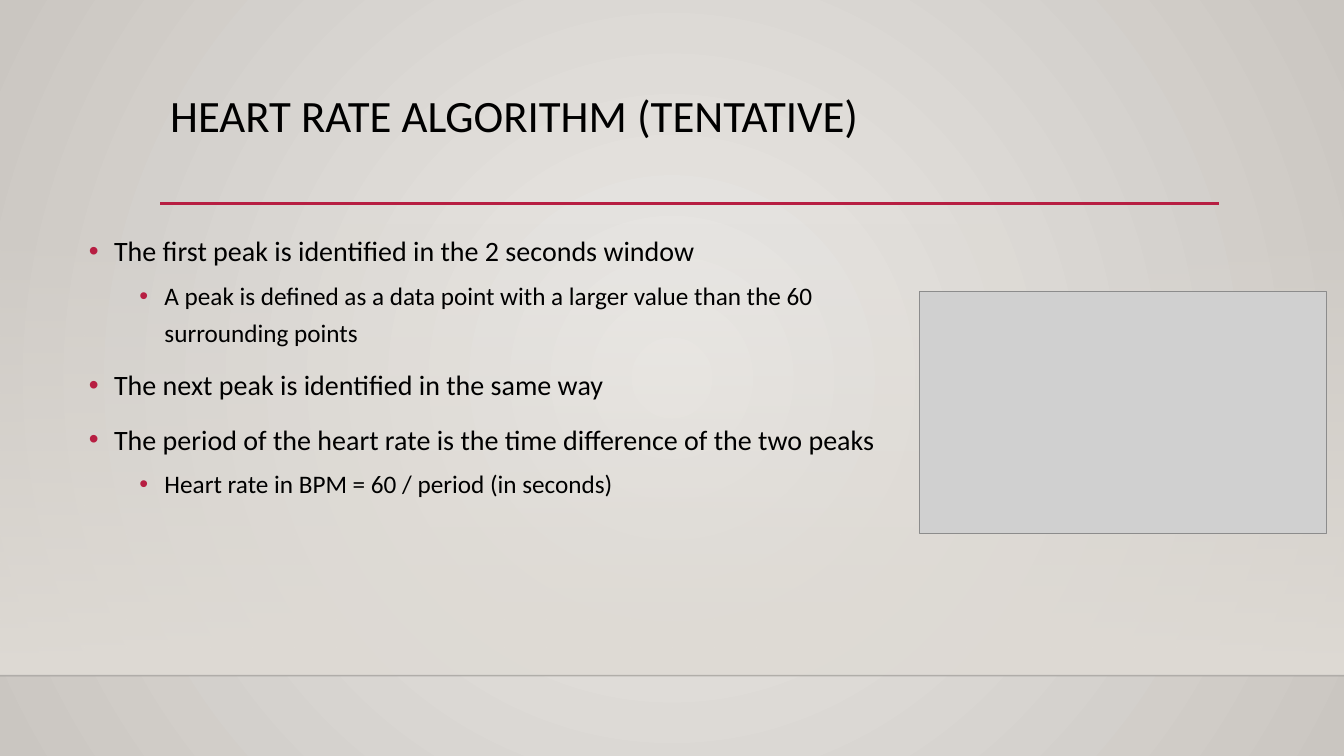
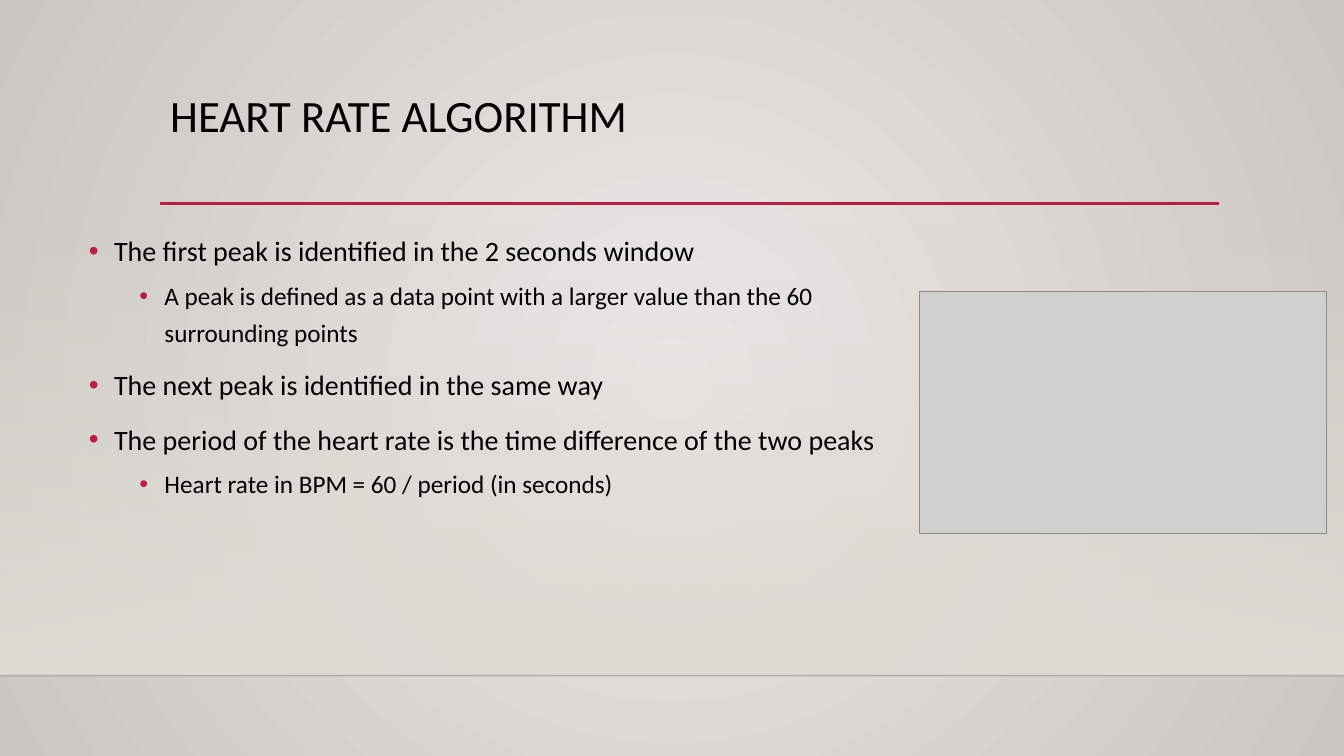
Before and after one commit to theRadFad/HeartMonitor, a slide deck: slide 14 of ECG Heart Monitor.pptx. Drawn at 1344x756 pixels with LibreOffice and Linux fonts; fonts in the diff are those of the drawing; grey boxes stand for pictures; background and template pictures are left out. Boxes give left, top, right and bottom in pixels: in the first picture for what was removed or moved away, otherwise in the second. Text is boxed around its words. In the diff, an @@ line names an element or a change of style, - is before the commit and + after.

```diff
--- a/ECG Heart Monitor.pptx
+++ b/ECG Heart Monitor.pptx
@@ title at box(170, 103, 627, 133): text changed @@
-HEART RATE ALGORITHM (TENTATIVE)
+HEART RATE ALGORITHM
```
Also in this commit, not shown: 1 other file.
